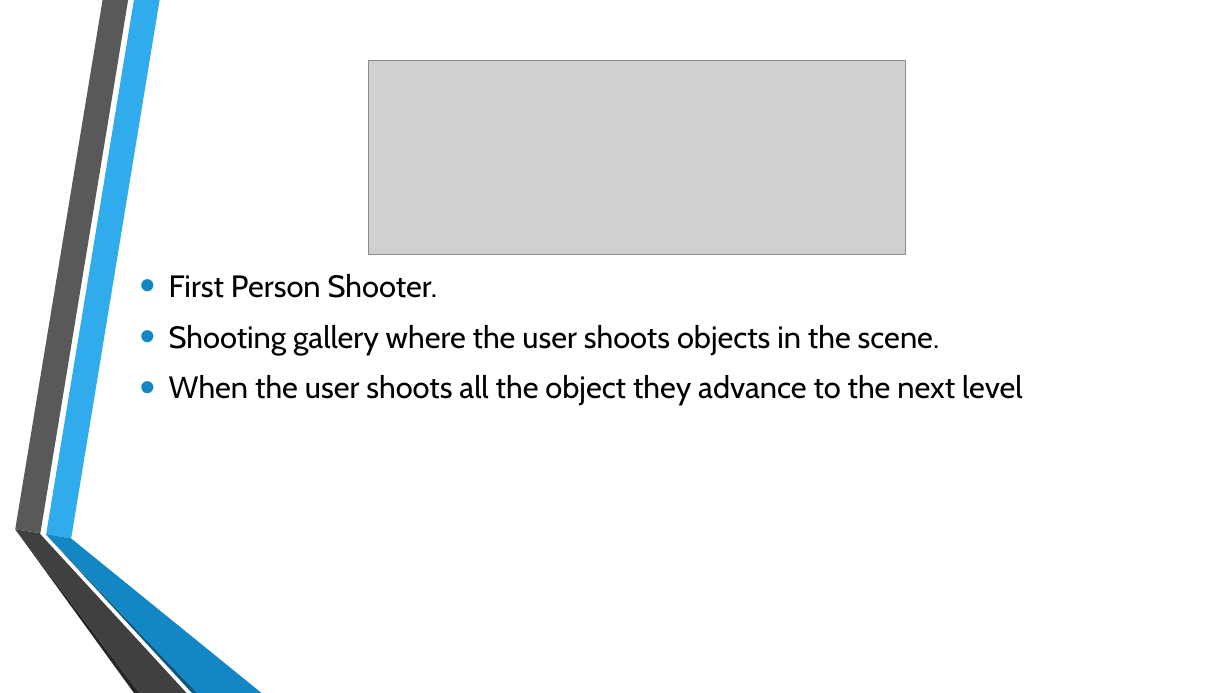
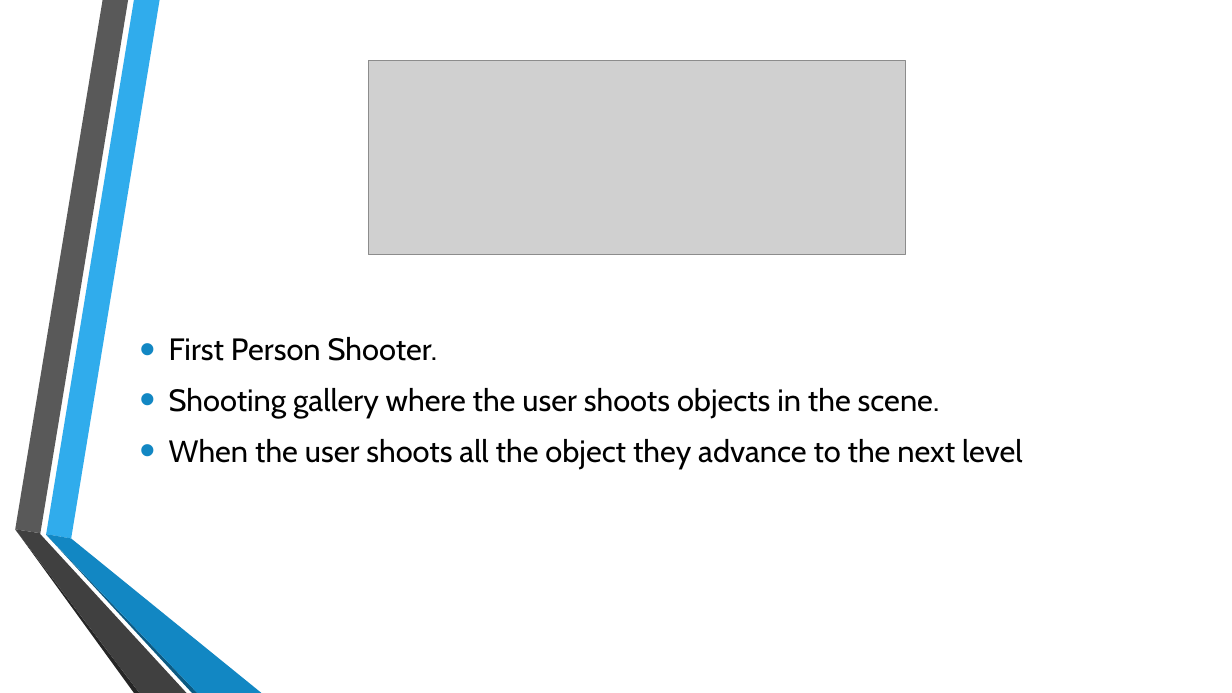
Before and after one commit to BrianD147/Gesture-Based-UI-Development-Project, a slide deck: slide 2 of Gesture Based UI Project.pptx. Drawn at 1232x693 pixels with LibreOffice and Linux fonts; fonts in the diff are those of the drawing; grey boxes stand for pictures; background and template pictures are left out. Boxes give left, top, right and bottom in pixels: in the first picture for what was removed or moved away, otherwise in the second. Text is boxed around its words. In the diff, an @@ line names an element or a change of style, - is before the commit and + after.

```diff
--- a/Gesture Based UI Project.pptx
+++ b/Gesture Based UI Project.pptx
@@ text "First Person Shooter.": place and size @@
-text "First Person Shooter." at bbox=[169, 274, 1023, 405]
+text "First Person Shooter." at bbox=[169, 337, 1023, 469]
```
Also in this commit, not shown: 3 other slides changed, 2 slides added, 1 slide removed, 1 other file.
